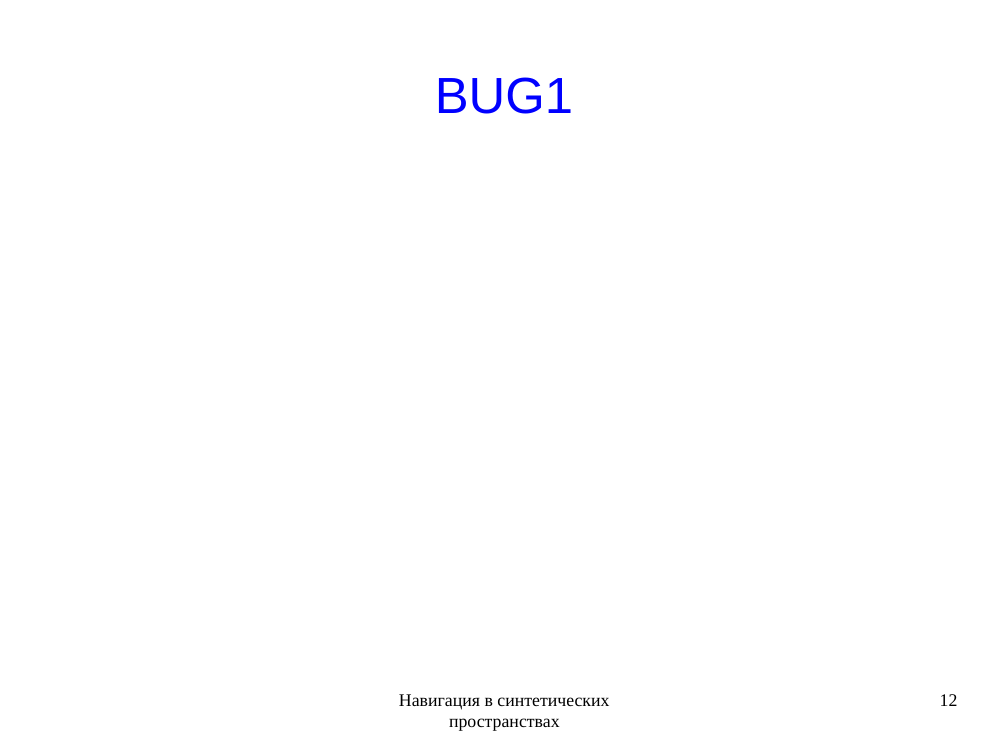
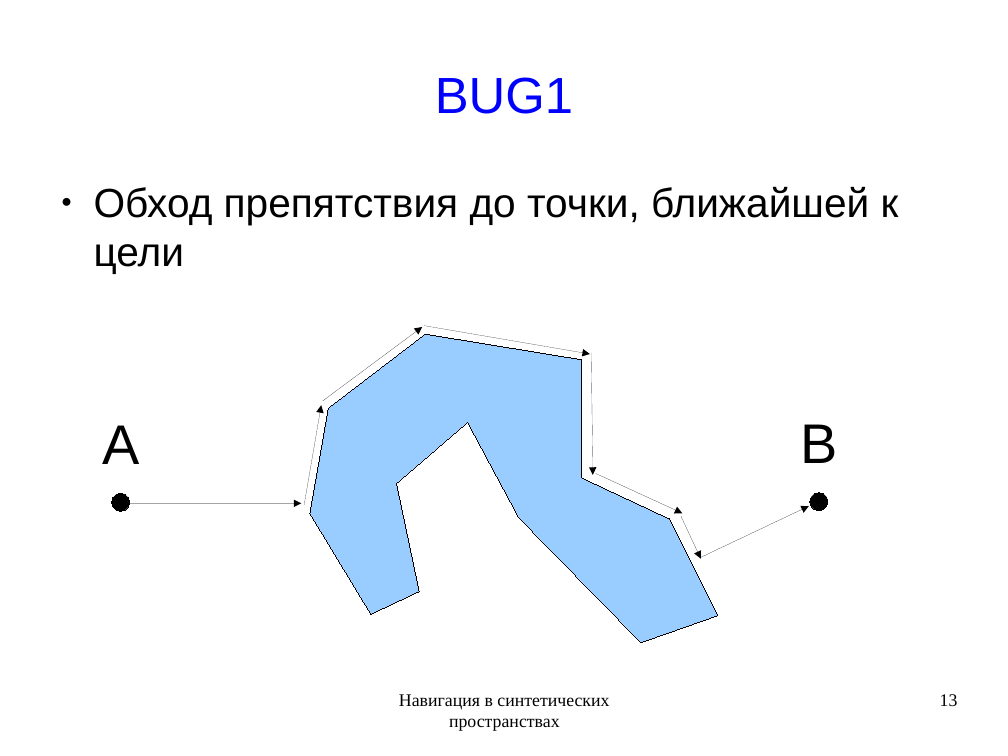
Before and after one commit to rutsky/semester09, a slide deck: slide 13 of Artificial_intelligence/Navigation_in_synthetic_space/50572_Rutsky_Navigation_in_synthetic_space.odp (slide 12 before the commit). Drawn at 1008x756 pixels with LibreOffice and Linux fonts; fonts in the diff are those of the drawing. Boxes give left, top, right and bottom in pixels: in the first picture for what was removed or moved away, otherwise in the second. Text is boxed around its words. In the diff, an @@ line names an element or a change of style, - is before the commit and + after.

```diff
--- a/Artificial_intelligence/Navigation_in_synthetic_space/50572_Rutsky_Navigation_in_synthetic_space.odp
+++ b/Artificial_intelligence/Navigation_in_synthetic_space/50572_Rutsky_Navigation_in_synthetic_space.odp
@@ text added at bbox=[94, 186, 899, 274], 32 pt, text #000000 @@
+● Обход препятствия до точки, ближайшей к цели
@@ arrow added from (323, 401) to (423, 327), #000000 0 pt @@
@@ arrow added from (424, 326) to (590, 354), #000000 0 pt @@
@@ freeform shape added at bbox=[310, 334, 718, 642], fill #99CCFF, outline #000000 0 pt @@
@@ arrow added from (592, 353) to (593, 475), #000000 0 pt @@
@@ arrow added from (305, 505) to (321, 405), #000000 0 pt @@
@@ text added at bbox=[103, 425, 140, 464], 44 pt, text #000000 @@
+A
@@ text added at bbox=[801, 424, 838, 463], 44 pt, text #000000 @@
+B
@@ arrow added from (595, 474) to (682, 513), #000000 0 pt @@
@@ ellipse added at bbox=[112, 493, 130, 511], fill #000000, outline #000000 0 pt @@
@@ arrow added from (120, 503) to (302, 503), #000000 0 pt @@
@@ arrow added from (701, 557) to (810, 506), #000000 0 pt @@
@@ ellipse added at bbox=[810, 493, 829, 511], fill #000000, outline #000000 0 pt @@
@@ arrow added from (681, 516) to (701, 559), #000000 0 pt @@
@@ page number at bbox=[940, 694, 958, 706]: text changed @@
-12
+13
```
Also in this commit, not shown: 9 other slides changed, 3 slides added, 1 slide removed.
